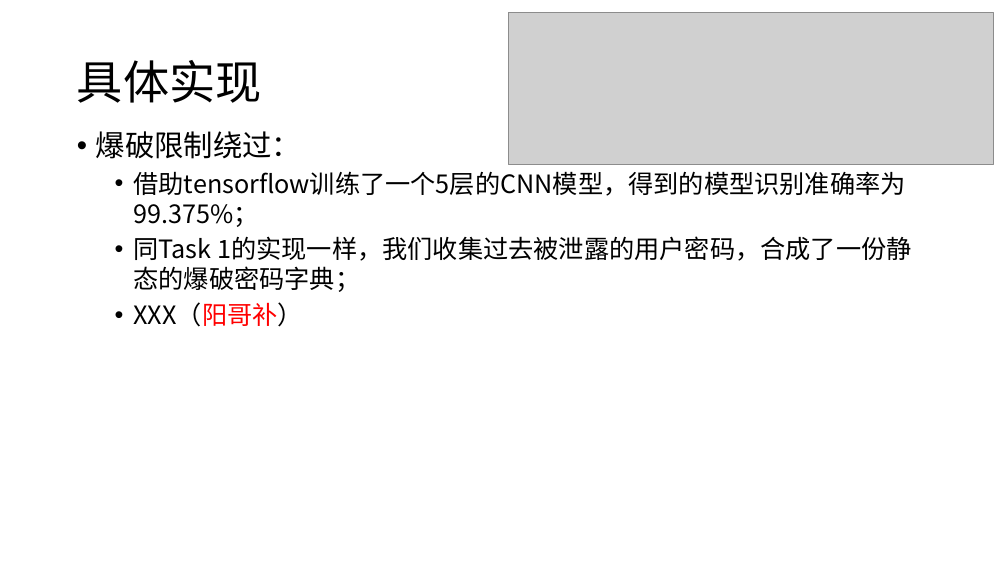
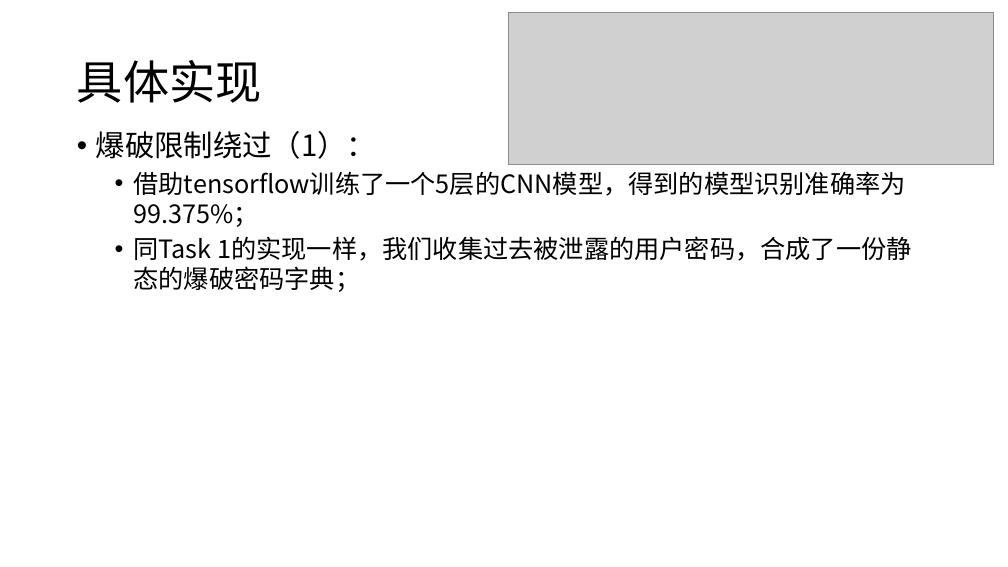
Before and after one commit to RiskySignal/Web-Security-Project, a slide deck: slide 4 of document/Task 2 Realization.pptx. Drawn at 1008x567 pixels with LibreOffice and Linux fonts; fonts in the diff are those of the drawing; grey boxes stand for pictures. Boxes give left, top, right and bottom in pixels: in the first picture for what was removed or moved away, otherwise in the second. Text is boxed around its words. In the diff, an @@ line names an element or a change of style, - is before the commit and + after.

```diff
--- a/document/Task 2 Realization.pptx
+++ b/document/Task 2 Realization.pptx
@@ text at (96, 131, 377, 159): text changed @@
-• 爆破限制绕过：
+• 爆破限制绕过（1）：
@@ text at (134, 302, 303, 327): paragraph removed @@
-  • XXX（阳哥补）
```
Also in this commit, not shown: 1 slide added.
